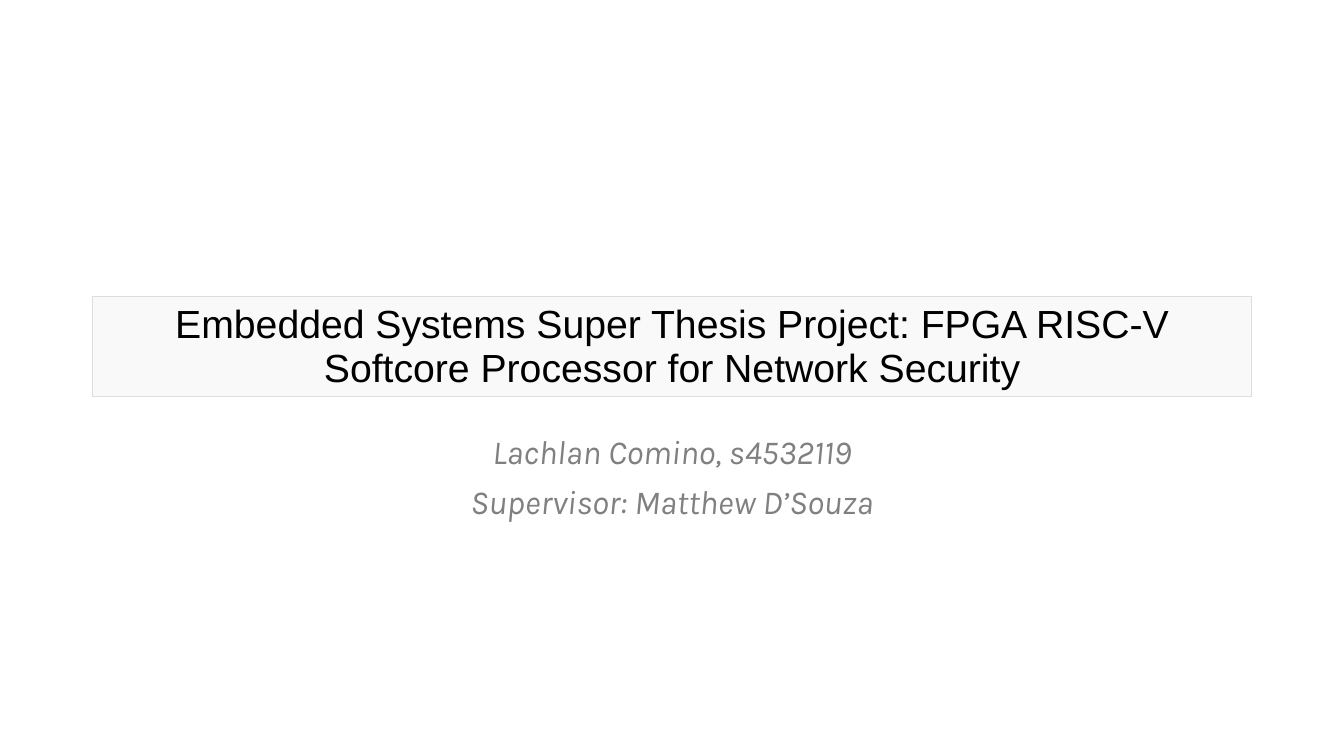
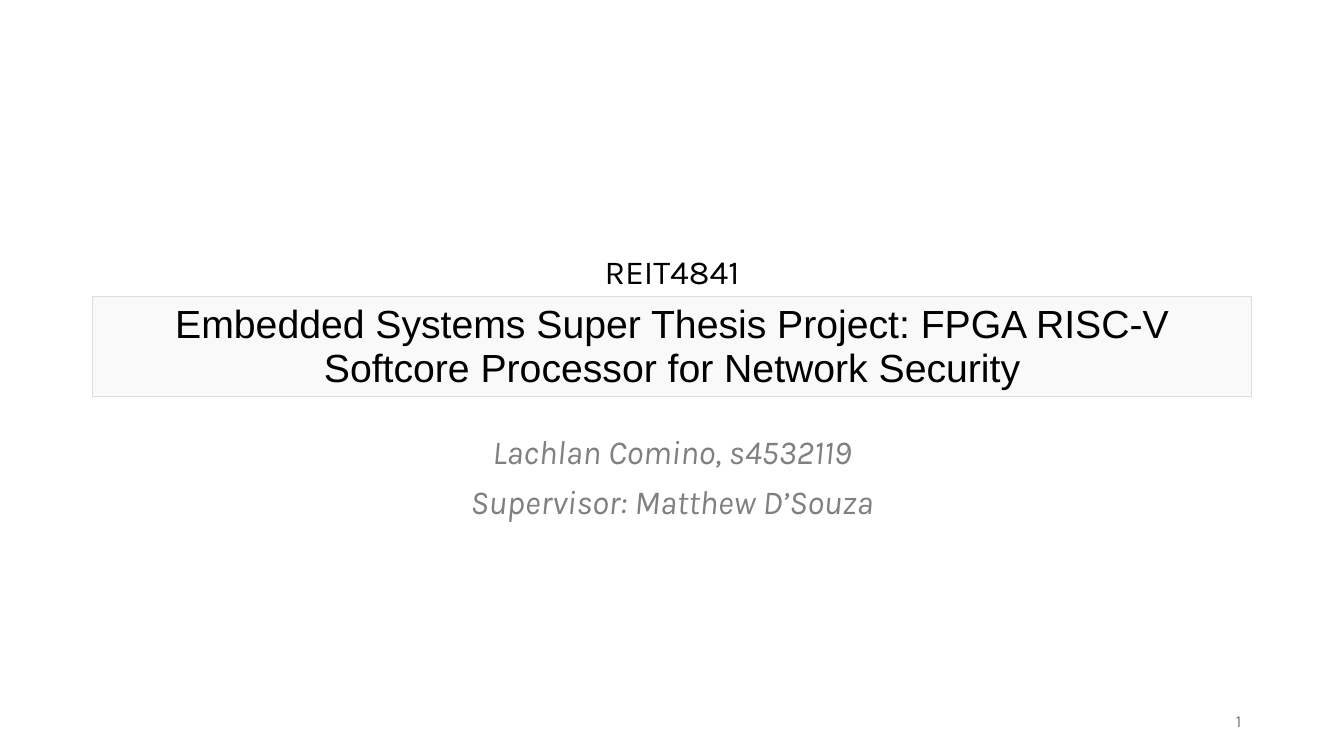
Before and after one commit to lcomino64/Thesis, a slide deck: slide 1 of Seminar/s4532119_seminar_slides.pptx. Drawn at 1344x756 pixels with LibreOffice and Linux fonts; fonts in the diff are those of the drawing. Boxes give left, top, right and bottom in pixels: in the first picture for what was removed or moved away, otherwise in the second. Text is boxed around its words. In the diff, an @@ line names an element or a change of style, - is before the commit and + after.

```diff
--- a/Seminar/s4532119_seminar_slides.pptx
+++ b/Seminar/s4532119_seminar_slides.pptx
@@ text added at box(605, 262, 740, 285), 24 pt, text #000000 @@
+REIT4841
@@ page number added at box(1236, 716, 1242, 727), 12 pt, text #797979 @@
+1
```
Also in this commit, not shown: 2 other slides changed, 12 slides added, 5 slides removed, 7 other files.
